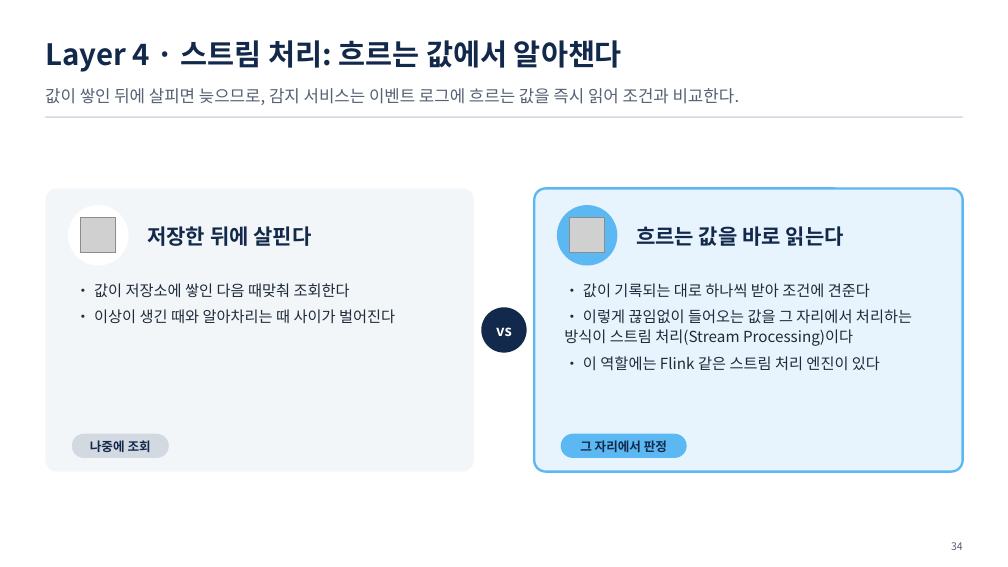
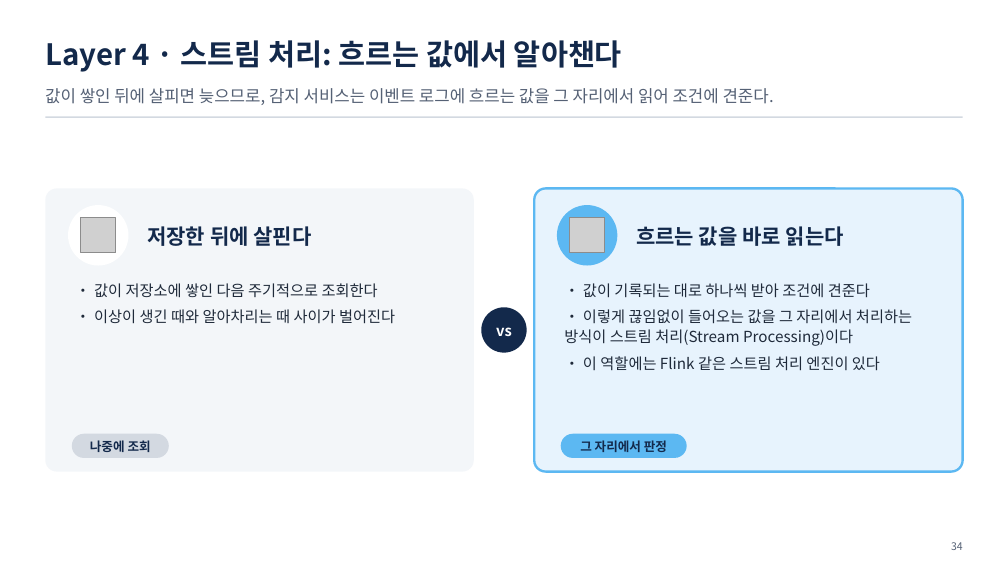
Before and after one commit to uengine-oss/hyd-iot-edu, a slide deck: slide 34 of course/slides/practical/실전반_01일차.pptx. Drawn at 1008x567 pixels with LibreOffice and Linux fonts; fonts in the diff are those of the drawing; grey boxes stand for pictures. Boxes give left, top, right and bottom in pixels: in the first picture for what was removed or moved away, otherwise in the second. Text is boxed around its words. In the diff, an @@ line names an element or a change of style, - is before the commit and + after.

```diff
--- a/course/slides/practical/실전반_01일차.pptx
+++ b/course/slides/practical/실전반_01일차.pptx
@@ text at box(45, 88, 774, 105): text changed @@
-값이 쌓인 뒤에 살피면 늦으므로, 감지 서비스는 이벤트 로그에 흐르는 값을 즉시 읽어 조건과 비교한다.
+값이 쌓인 뒤에 살피면 늦으므로, 감지 서비스는 이벤트 로그에 흐르는 값을 그 자리에서 읽어 조건에 견준다.
@@ text at box(94, 283, 378, 298): text changed @@
-• 값이 저장소에 쌓인 다음 때맞춰 조회한다
+• 값이 저장소에 쌓인 다음 주기적으로 조회한다
```
Also in this commit, not shown: 5 other slides changed, 8 other files.
